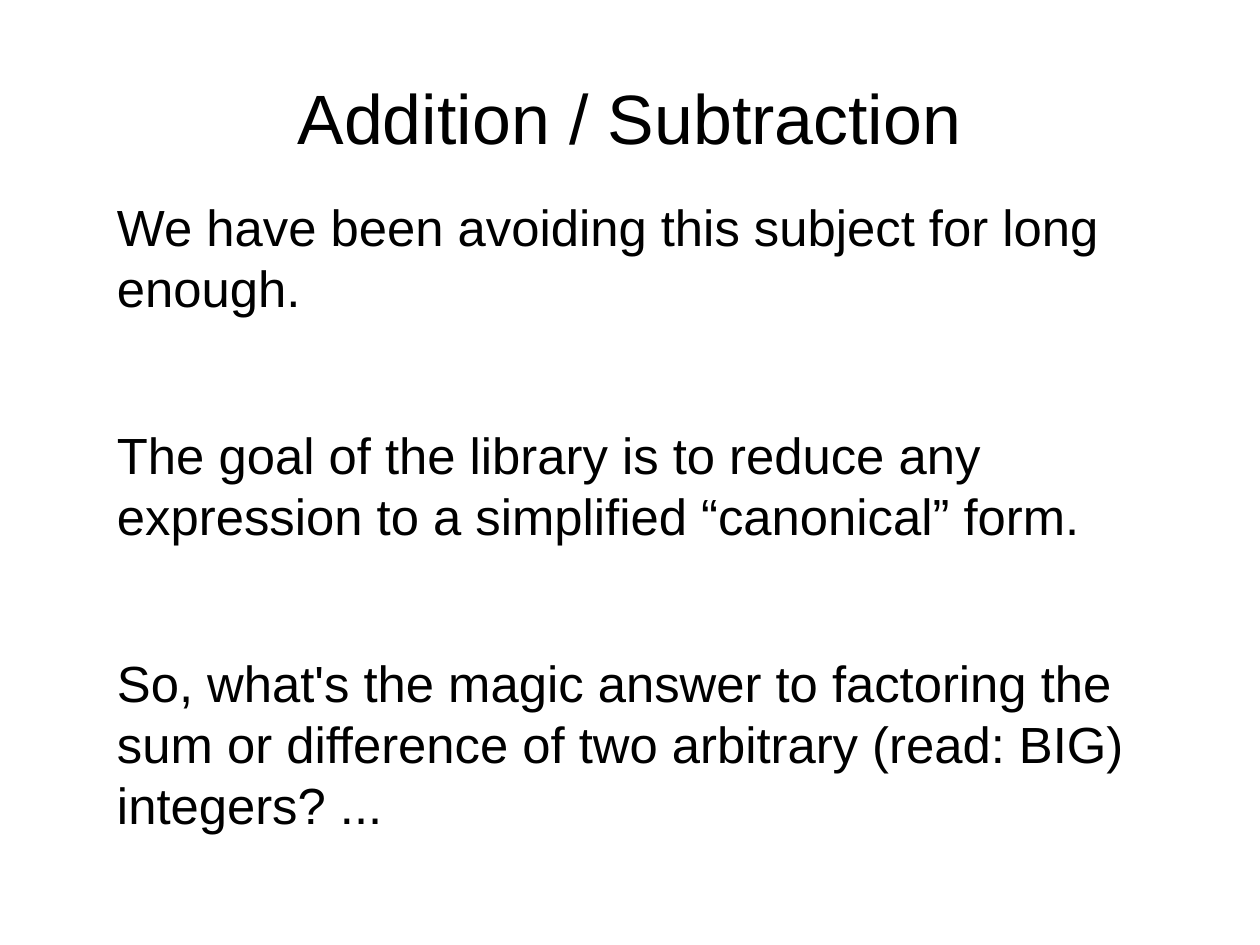
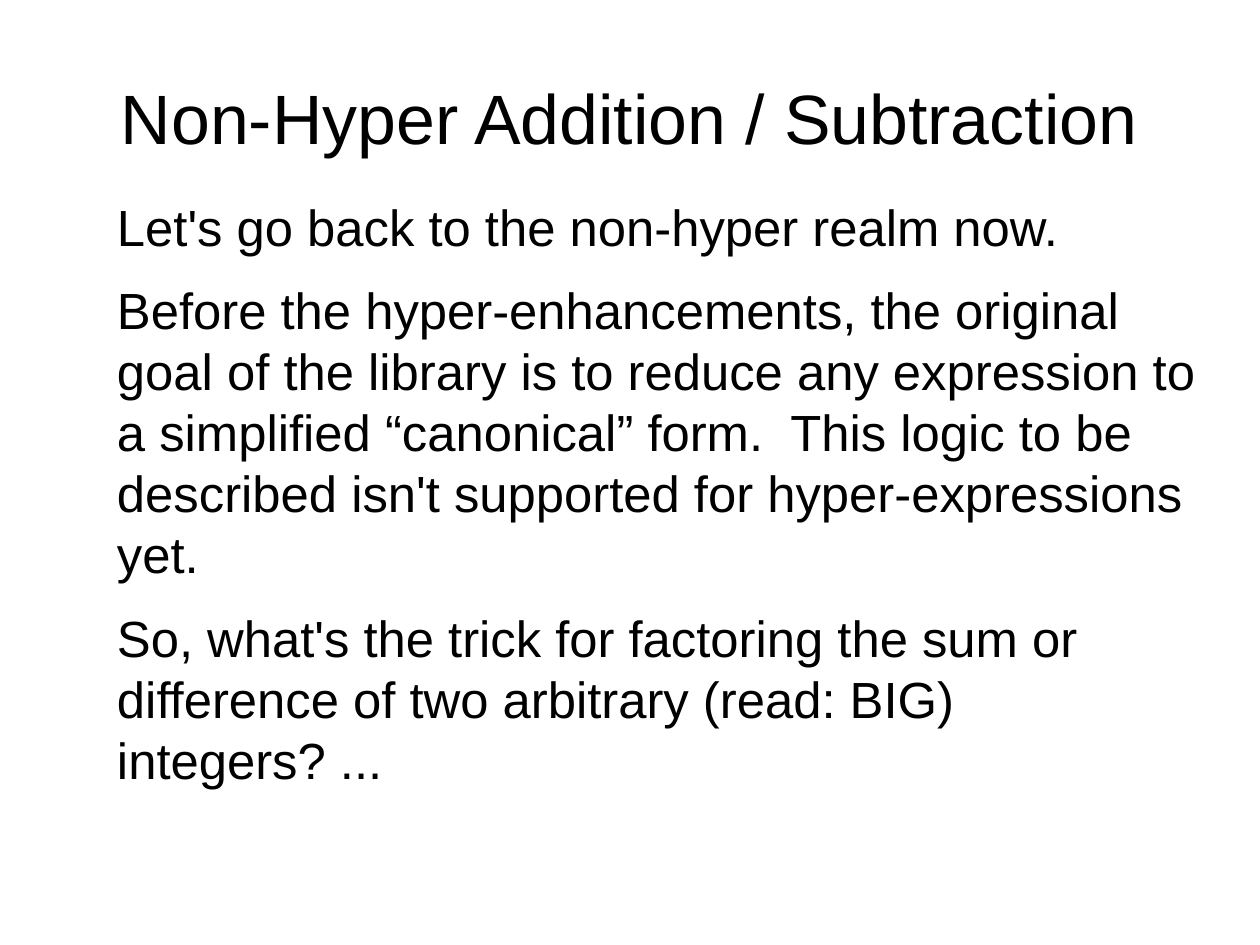
Before and after one commit to grandpascorpion/canon, a slide deck: slide 62 of goBigOrGoHome.odp (slide 33 before the commit). Drawn at 1260x945 pixels with LibreOffice and Linux fonts; fonts in the diff are those of the drawing. Boxes give left, top, right and bottom in pixels: in the first picture for what was removed or moved away, otherwise in the second. Text is boxed around its words. In the diff, an @@ line names an element or a change of style, - is before the commit and + after.

Commit message:
canon-0.1.1.0 - Support hyperexpressions

```diff
--- a/goBigOrGoHome.odp
+++ b/goBigOrGoHome.odp
@@ title at [121,93,1137,157]: text changed @@
-Addition / Subtraction
+Non-Hyper Addition / Subtraction
@@ text at [117,209,1195,789]: text changed @@
-We have been avoiding this subject for long enough.
-The goal of the library is to reduce any expression to a simplified “canonical” form.
-So, what's the magic answer to factoring the sum or difference of two arbitrary (read: BIG) integers? ...
+Let's go back to the non-hyper realm now.
+Before the hyper-enhancements, the original goal of the library is to reduce any expression to a simplified “canonical” form. This logic to be described isn't supported for hyper-expressions yet.
+So, what's the trick for factoring the sum or difference of two arbitrary (read: BIG) integers? ...
```
Also in this commit, not shown: 15 other slides changed, 33 slides added, 4 slides removed, 12 other files.
